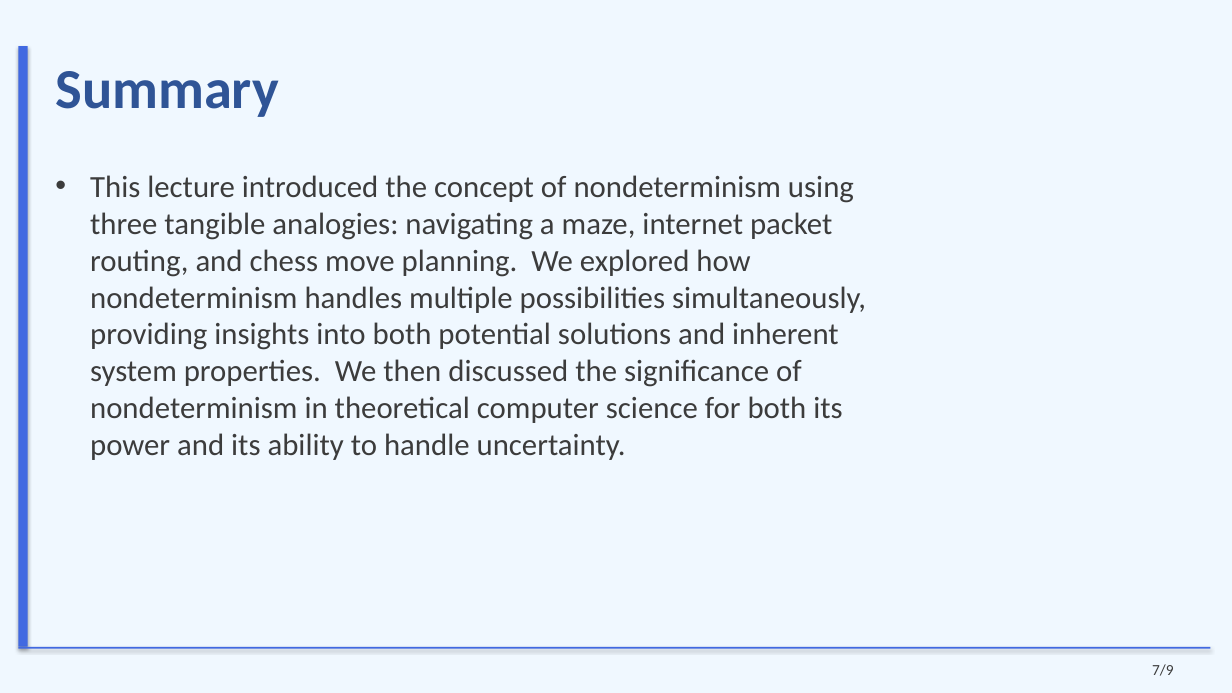
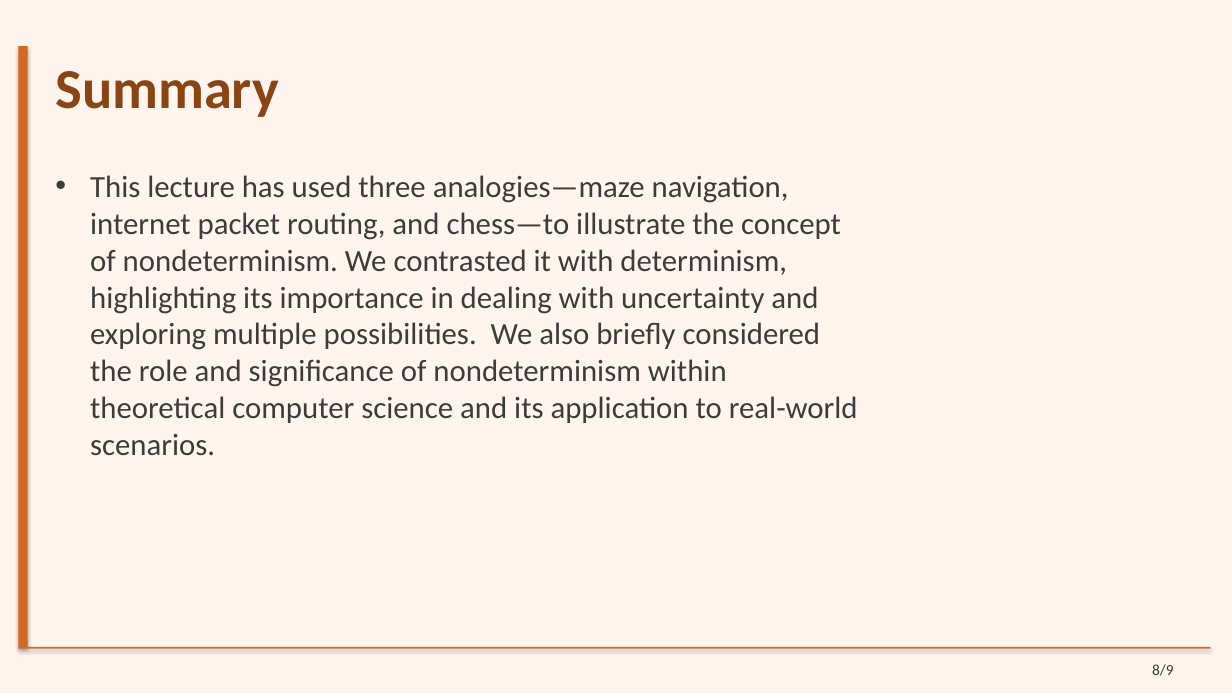
Before and after one commit to sanskarsri26/pdf-to-lecture, a slide deck: slide 8 of Styled_Slides.pptx (slide 7 before the commit). Drawn at 1232x693 pixels with LibreOffice and Linux fonts; fonts in the diff are those of the drawing. Boxes give left, top, right and bottom in pixels: in the first picture for what was removed or moved away, otherwise in the second. Text is boxed around its words. In the diff, an @@ line names an element or a change of style, - is before the commit and + after.

```diff
--- a/Styled_Slides.pptx
+++ b/Styled_Slides.pptx
@@ background #F0F8FF to #FFF5EE @@
@@ title "Summary" at <box>55,71,279,117</box>: text colour #2F5496 to #8B4513 @@
@@ rectangle at <box>18,46,28,647</box>: fill #4169E1 to #D2691E @@
@@ text at <box>90,175,858,456</box>: text changed @@
-• This lecture introduced the concept of nondeterminism using three tangible analogies: navigating a maze, internet packet routing, and chess move planning. We explored how nondeterminism handles multiple possibilities simultaneously, providing insights into both potential solutions and inherent system properties. We then discussed the significance of nondeterminism in theoretical computer science for both its power and its ability to handle uncertainty.
+• This lecture has used three analogies—maze navigation, internet packet routing, and chess—to illustrate the concept of nondeterminism. We contrasted it with determinism, highlighting its importance in dealing with uncertainty and exploring multiple possibilities. We also briefly considered the role and significance of nondeterminism within theoretical computer science and its application to real-world scenarios.
@@ rectangle at <box>18,647,1211,649</box>: fill #4169E1 to #D2691E @@
@@ text at <box>1152,664,1174,676</box>: text changed @@
-7/9
+8/9
```
Also in this commit, not shown: 7 other slides changed, 1 slide added, 1 slide removed, 17 other files.
